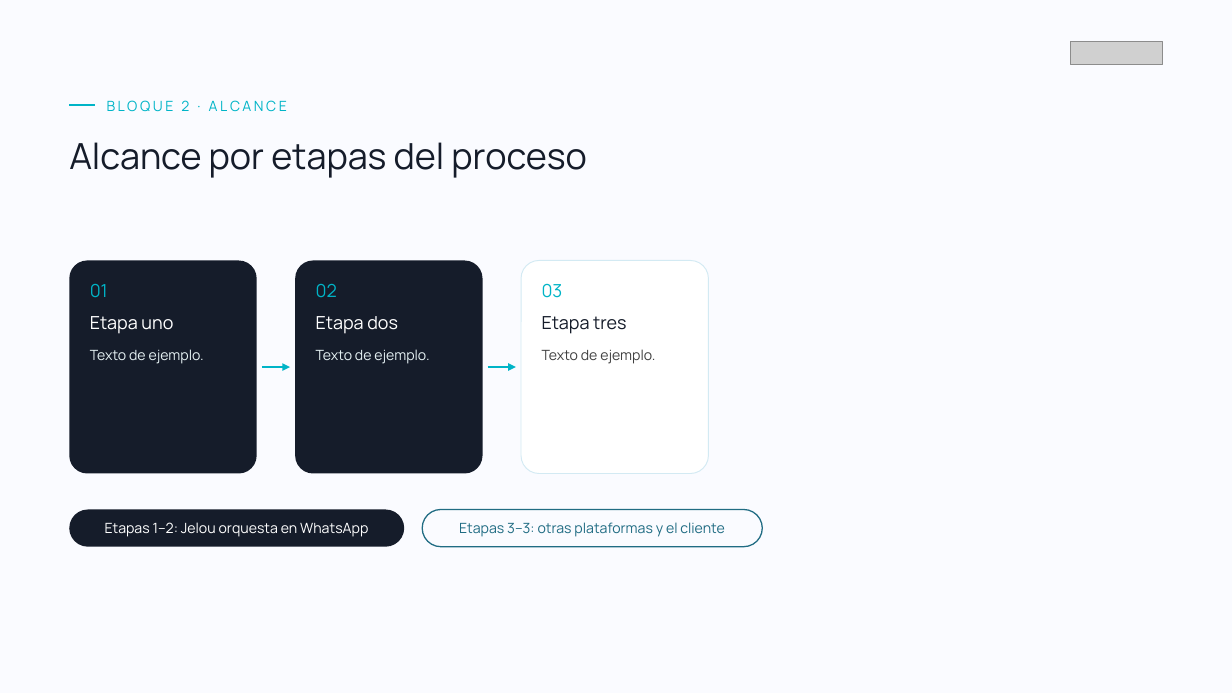
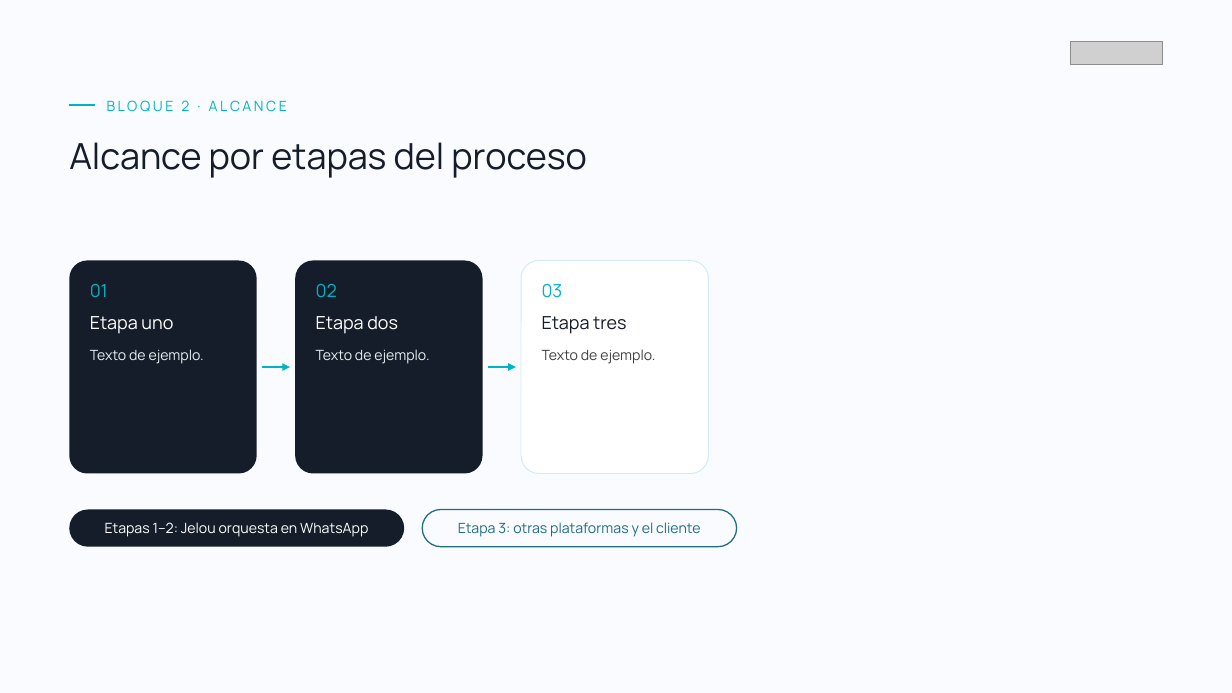
Before and after one commit to danielborja-Jelou/jelou-sow-studio, a slide deck: slide 6 of assets/kickoff-template.pptx (slide 5 before the commit). Drawn at 1232x693 pixels with LibreOffice and Linux fonts; fonts in the diff are those of the drawing; grey boxes stand for pictures. Boxes give left, top, right and bottom in pixels: in the first picture for what was removed or moved away, otherwise in the second. Text is boxed around its words. In the diff, an @@ line names an element or a change of style, - is before the commit and + after.

```diff
--- a/assets/kickoff-template.pptx
+++ b/assets/kickoff-template.pptx
@@ rounded rectangle "Etapa 3: otras plataformas y ...": place and size @@
-rounded rectangle "Etapa 3: otras plataformas y ..." at [422,509,762,546]
+rounded rectangle "Etapa 3: otras plataformas y ..." at [422,509,737,546]
@@ text in rounded rectangle at [458,522,700,537]: text changed @@
-Etapas 3–3: otras plataformas y el cliente
+Etapa 3: otras plataformas y el cliente
```
Also in this commit, not shown: 2 other slides changed, 1 slide added, 9 other files.
